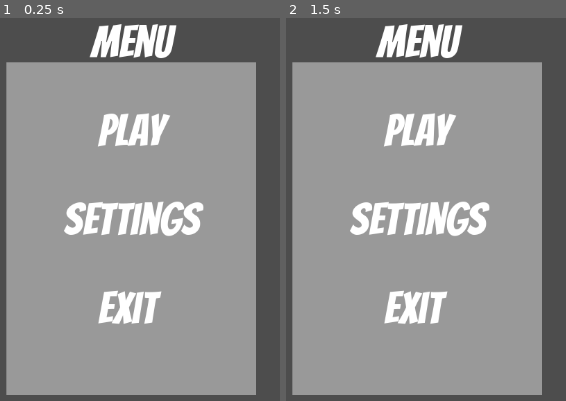
Above: before the commit, frames 1-2 (left to right).
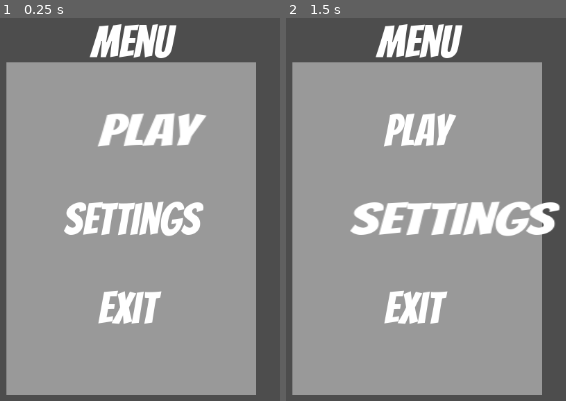
Above: after the commit, the same moments.

Repository: 00jamiil/TowerDefenceProject
Game: Godot game, scene res://Scenes/MainMenu.tscn
Two runs of this game, one before a commit and one after it. Both use one fixed random seed, a clock stepped at 60 frames per second and the inputs below.
Inputs:
- Up to frame 1 (0.25 s): no input
- Up to frame 2 (1.5 s): tap Enter at 0.5 s; hold Up (ui_up) 0.53-1.28 s; tap Space at 1.25 s; hold Down (ui_down) from 1.28 s (still down)

The runs differ from the first frame. In frame 1, 1.8% of the frame differs, in the area x 35-74%, y 24-34%; in frame 2, 3.8%, in the area x 22-98%, y 47-57%.

Commit message:
menu code v2

Diff:
--- a/Scripts/menu_panel.gd
+++ b/Scripts/menu_panel.gd
@@ -14,6 +14,19 @@
 	if Input.is_action_just_pressed("ui_up") and menu > 1:
 		menu -= 1;
 
+	if menu == 1:
+		$PlayLabel.scale = Vector2(1.5,1)
+	else:
+		$PlayLabel.scale = Vector2(1,1)
 
+	if menu == 2:
+		$SettingsLabel.scale = Vector2(1.5,1)
+	else:
+		$SettingsLabel.scale = Vector2(1,1)
+
+	if menu == 3:
+		$ExitLabel.scale = Vector2(1.5,1)
+	else:
+		$ExitLabel.scale = Vector2(1,1)
 
 	pass
